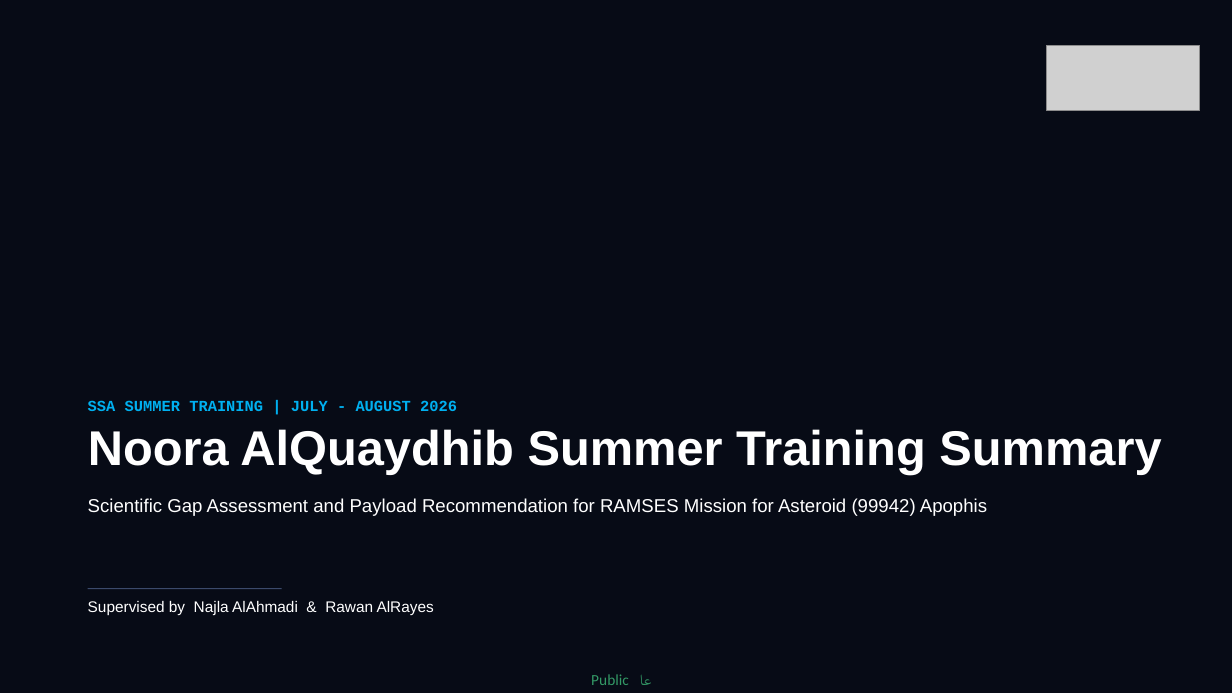
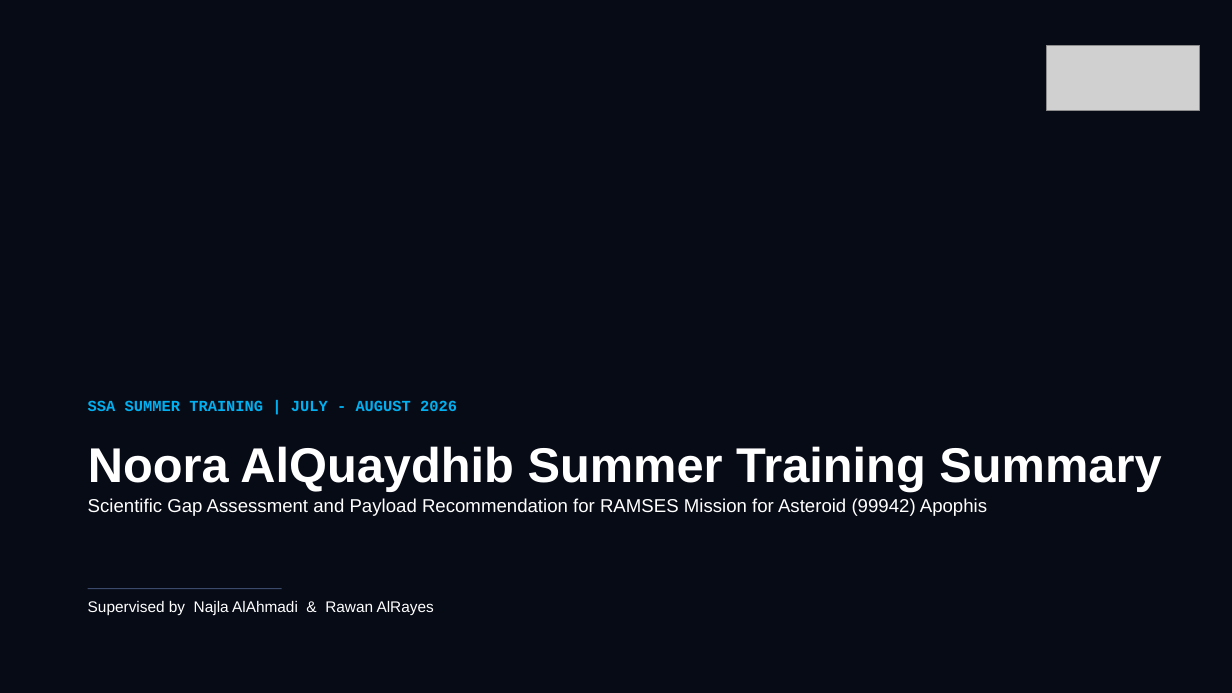
Before and after one commit to nalquaydhib/Apophis_99942, a slide deck: slide 1 of Noora_AlQuaydhib_Summer_Training_(3).pptx. Drawn at 1232x693 pixels with LibreOffice and Linux fonts; fonts in the diff are those of the drawing; grey boxes stand for pictures; background and template pictures are left out. Boxes give left, top, right and bottom in pixels: in the first picture for what was removed or moved away, otherwise in the second. Text is boxed around its words. In the diff, an @@ line names an element or a change of style, - is before the commit and + after.

```diff
--- a/Noora_AlQuaydhib_Summer_Training_(3).pptx
+++ b/Noora_AlQuaydhib_Summer_Training_(3).pptx
@@ text "Noora AlQuaydhib Summer Training Summary": place and size @@
-text "Noora AlQuaydhib Summer Training Summary" at box(88, 429, 1161, 475)
+text "Noora AlQuaydhib Summer Training Summary" at box(88, 446, 1161, 491)
@@ text removed at box(591, 674, 629, 685) @@
-Public عام
```
Also in this commit, not shown: 16 other slides changed.
